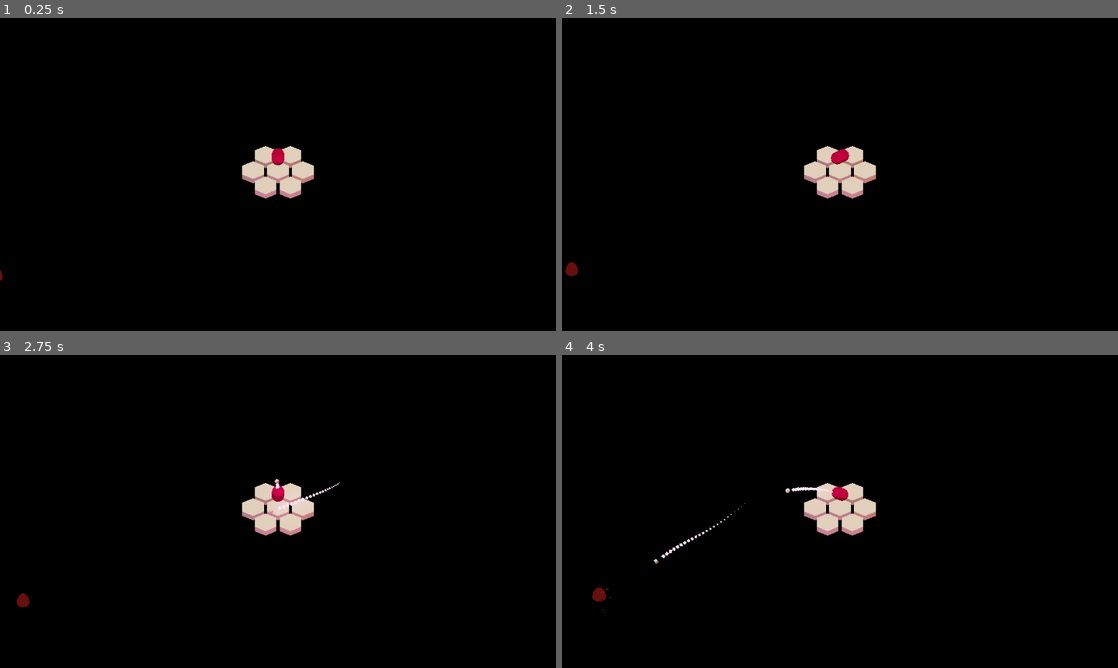
Above: before the commit, frames 1-4 (two rows, left to right).
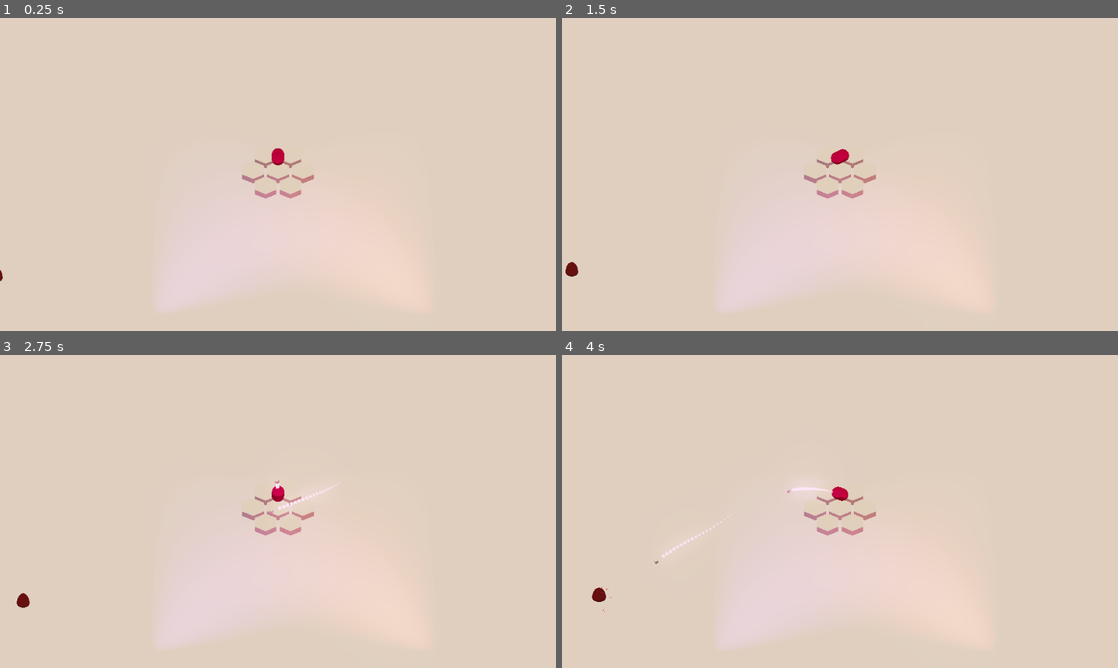
Above: after the commit, the same moments.

Repository: Trixxo/3dpix
Game: Godot game, scene res://Main.tscn
Same seed, same stepped clock (60 frames per second), same inputs: the game is played once before the commit and once after it.
Inputs (mouse positions are in pixels of both pictures, inside the frame that each line leads up to):
- Up to frame 1 (0.25 s): no input
- Up to frame 2 (1.5 s): tap Enter at 0.5 s; move the mouse to (962, 158) at 0.52 s; press the mouse at (962, 158) at 0.53 s; tap Space at 0.77 s; move the mouse to (728, 190) at 1.27 s; release the mouse at (728, 190) at 1.28 s; click (728, 190) at 1.35 s
- Up to frame 3 (2.75 s): tap Space at 1.52 s; move the mouse to (333, 442) at 2.02 s; press the mouse at (333, 442) at 2.03 s
- Up to frame 4 (4 s): move the mouse to (812, 574) at 2.77 s; release the mouse at (812, 574) at 2.78 s; click (812, 574) at 2.85 s; tap Space at 3.02, 3.77 s; move the mouse to (1006, 558) at 3.52 s; press the mouse at (1006, 558) at 3.53 s

The runs differ from the first frame. In frame 1, 99% of the frame differs, in the area x 0-100%, y 0-100%; in frame 2, 98%; in frame 3, 98%; in frame 4, 98%.
Error in both runs: Attempt to call function 'delete_children' in base 'null instance' on a null instance. (res://Main.gd:18)

Commit message:
different bg color

Diff:
--- a/Main.tscn
+++ b/Main.tscn
@@ -21,7 +21,7 @@
 [sub_resource type="SpatialMaterial" id=2]
 params_diffuse_mode = 4
 params_specular_mode = 3
-albedo_color = Color( 0, 0, 0, 1 )
+albedo_color = Color( 1, 0.847059, 0.745098, 1 )
 roughness = 0.0
 
 [sub_resource type="BoxShape" id=3]
@@ -56,7 +56,7 @@
 transform = Transform( 60, 0, 0, 0, 60, 0, 0, 0, 60, 0, 0, 0 )
 
 [node name="BackgroundPlane" type="MeshInstance" parent="Viewport/StaticBody"]
-transform = Transform( 5.97065, 0, 0, 0, 0.999999, 0, 0, 0, 5.97065, 0, -0.122808, 0 )
+transform = Transform( 5.97065, 0, 0, 0, 0.999999, 0, 0, 0, 5.97065, 0, -0.0157749, 0 )
 mesh = SubResource( 1 )
 skeleton = NodePath("")
 material/0 = SubResource( 2 )
